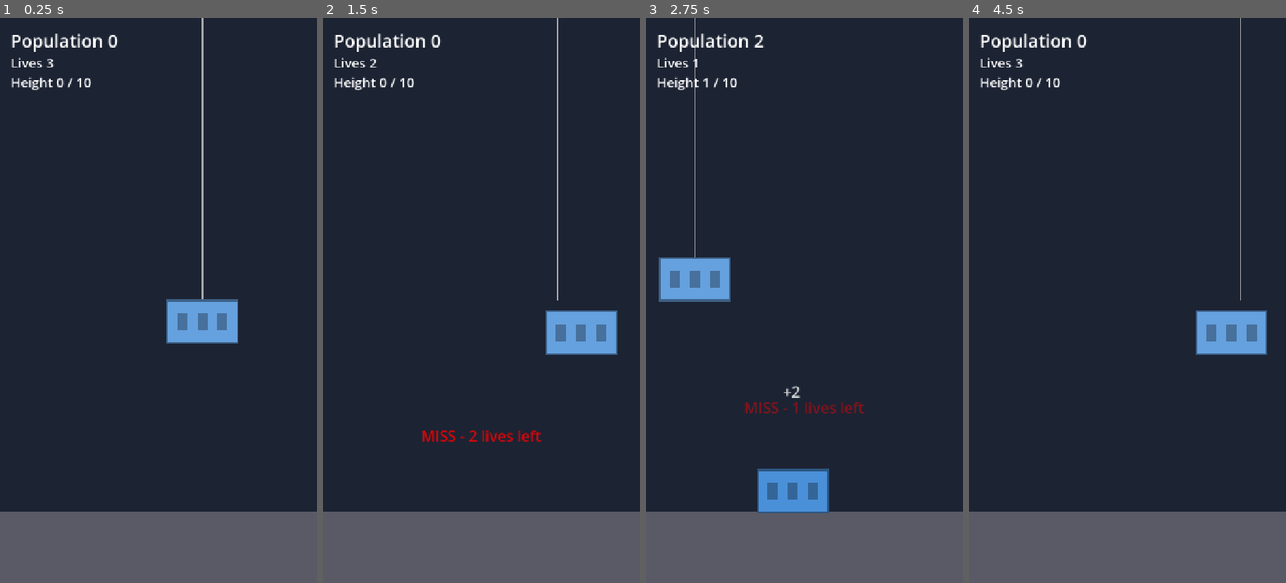
Above: before the commit, frames 1-4 (left to right).
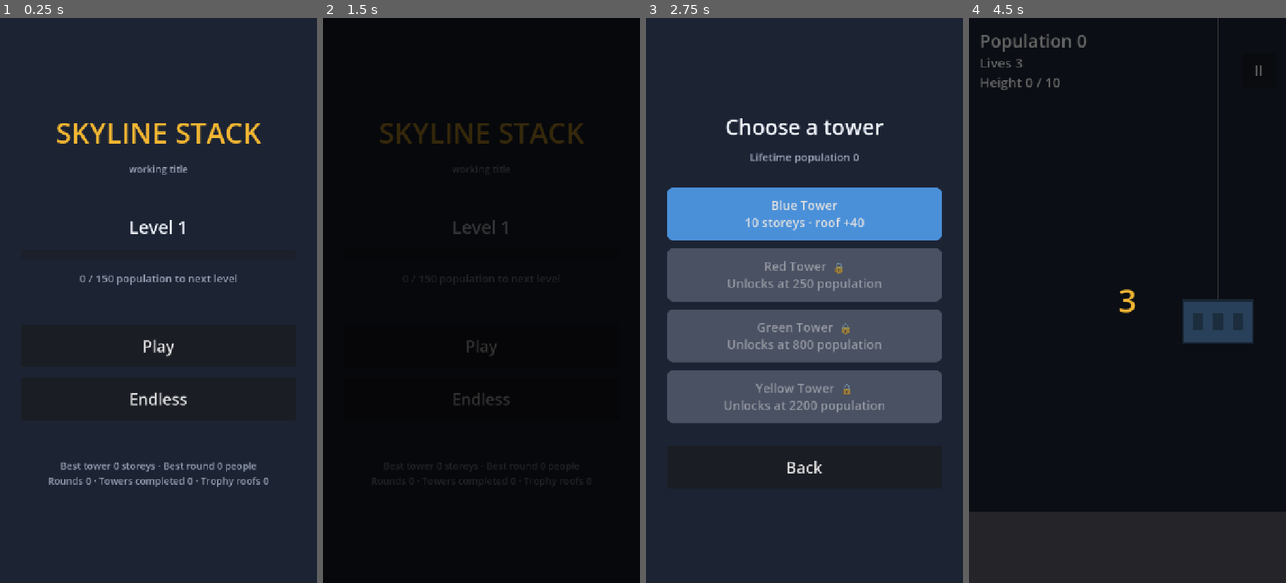
Above: after the commit, the same moments.

Repository: tahreezz3/skyline-stack
Game: Godot game, scene res://scenes/main_menu.tscn
Two runs of this game, one before a commit and one after it. Both use one fixed random seed, a clock stepped at 60 frames per second and the inputs below. Before the commit the project starts from res://scenes/tower_game.tscn.
Inputs (mouse positions are in pixels of both pictures, inside the frame that each line leads up to):
- Up to frame 1 (0.25 s): no input
- Up to frame 2 (1.5 s): click (481, 345) at 0.5 s, where only the run after the commit has a clickable "Play"; click (481, 470) at 1.25 s, where only the run after the commit has a clickable "Back"
- Up to frame 3 (2.75 s): click (804, 345) at 2 s, where only the run after the commit has a clickable "Play"
- Up to frame 4 (4.5 s): click (1127, 215) at 2.75 s, where only the run after the commit has a clickable "Blue Tower 10 storeys · roof …"; click (1257, 68) at 3.5 s, where only the run after the commit has a clickable "II"; click (1127, 272) at 4.25 s, where only the run after the commit has a clickable "Resume"

The runs differ from the first frame. In frame 1, 18% of the frame differs, in the area x 0-100%, y 0-100%; in frame 2, 99%; in frame 3, 49%; in frame 4, 100%.

Commit message:
T-0201, T-0202, T-0205, T-0206, T-0207: full game loop
- SceneRouter autoload: fades, params, Android back button, --autoplay and --tour modes
- main menu (level progress, stats), tower select (unlock states), results (bests, level-up, unlocks)
- pause overlay with resume countdown, auto-pause and save on focus loss
- endless mode with its own best entry
- check.sh: new ui-tour step (70 tests, smoke, tour, clean-room all green)

These five tasks share tower_game.gd and the router, so they land in one commit.

Co-Authored-By: Claude Opus 5.5 <noreply@anthropic.com>

Diff:
--- a/game/project.godot
+++ b/game/project.godot
@@ -8,7 +8,8 @@
 
 config/name="Skyline Stack (working title)"
 config/description="Tower-stacking city builder. See ../README.md."
-run/main_scene="res://scenes/tower_game.tscn"
+run/main_scene="res://scenes/main_menu.tscn"
+config/quit_on_go_back=false
 config/features=PackedStringArray("4.7", "Mobile")
 
 [autoload]
@@ -16,6 +17,7 @@
 GameConfig="*res://scripts/autoload/game_config.gd"
 GameEvents="*res://scripts/autoload/game_events.gd"
 SaveData="*res://scripts/autoload/save_data.gd"
+SceneRouter="*res://scripts/autoload/scene_router.gd"
 
 [display]
 
--- /dev/null
+++ b/game/scenes/main_menu.tscn
@@ -0,0 +1,12 @@
+[gd_scene load_steps=2 format=3]
+
+[ext_resource type="Script" path="res://scripts/game/main_menu.gd" id="1_main_menu"]
+
+[node name="MainMenu" type="Control"]
+layout_mode = 3
+anchors_preset = 15
+anchor_right = 1.0
+anchor_bottom = 1.0
+grow_horizontal = 2
+grow_vertical = 2
+script = ExtResource("1_main_menu")
--- /dev/null
+++ b/game/scenes/results.tscn
@@ -0,0 +1,12 @@
+[gd_scene load_steps=2 format=3]
+
+[ext_resource type="Script" path="res://scripts/game/results.gd" id="1_results"]
+
+[node name="Results" type="Control"]
+layout_mode = 3
+anchors_preset = 15
+anchor_right = 1.0
+anchor_bottom = 1.0
+grow_horizontal = 2
+grow_vertical = 2
+script = ExtResource("1_results")
--- /dev/null
+++ b/game/scenes/tower_select.tscn
@@ -0,0 +1,12 @@
+[gd_scene load_steps=2 format=3]
+
+[ext_resource type="Script" path="res://scripts/game/tower_select.gd" id="1_tower_select"]
+
+[node name="TowerSelect" type="Control"]
+layout_mode = 3
+anchors_preset = 15
+anchor_right = 1.0
+anchor_bottom = 1.0
+grow_horizontal = 2
+grow_vertical = 2
+script = ExtResource("1_tower_select")
--- a/game/scripts/autoload/scene_router.gd
+++ b/game/scripts/autoload/scene_router.gd
@@ -16,6 +16,8 @@
 ## True when the game was started with `-- --autoplay` (headless smoke test).
 var autoplay := false
 var autoplay_seconds := 0.0
+## True with `-- --tour`: visit every screen for a moment, then quit (for screenshots/smoke).
+var tour := false
 
 var _fade: ColorRect
 var _busy := false
@@ -34,6 +36,28 @@
 			autoplay = true
 		elif arg.begins_with("--seconds="):
 			autoplay_seconds = float(arg.get_slice("=", 1))
+		elif arg == "--tour":
+			tour = true
+	if tour:
+		_run_tour.call_deferred()
+
+
+## `godot --path game --write-movie /tmp/tour/f.png --fixed-fps 10 -- --tour`
+## captures every screen (menu, select, round, pause, results).
+func _run_tour() -> void:
+	var fake_summary := {"complete": true, "star": true, "population": 123, "height": 10, "max_combo": 7, "block_type": "blue", "endless": false}
+	var fake_record := {"new_best_population": true, "new_best_height": false, "level_before": 1, "level_after": 2, "unlocked": ["red"]}
+	var steps := [["menu", {}], ["select", {}], ["game", {"block_type": "red"}], ["pause", {}], ["results", {"summary": fake_summary, "record": fake_record}]]
+	for step in steps:
+		await get_tree().create_timer(1.0, true, false, true).timeout
+		if step[0] == "pause":
+			get_tree().current_scene.pause_game()
+		else:
+			await go(step[0], step[1])
+		print("TOUR ", step[0])
+	await get_tree().create_timer(1.0, true, false, true).timeout
+	print("TOUR_DONE")
+	get_tree().quit(0)
 
 
 ## Go to a screen by name (see SCENES).
--- a/game/scripts/core/save_schema.gd
+++ b/game/scripts/core/save_schema.gd
@@ -85,7 +85,8 @@
 	if summary.get("star", false):
 		s["trophy_roofs"] = int(s["trophy_roofs"]) + 1
 
-	var id := String(summary.get("block_type", ""))
+	# Endless runs keep their own best entry so they don't mix with tower bests.
+	var id := "endless" if summary.get("endless", false) else String(summary.get("block_type", ""))
 	if id != "":
 		var best: Dictionary = data["best_by_type"].get(id, {"population": 0, "height": 0, "star": false})
 		if pop > int(best["population"]):
--- a/game/scripts/game/tower_game.gd
+++ b/game/scripts/game/tower_game.gd
@@ -5,11 +5,15 @@
 ## Placeholder visuals: blocks are coloured rectangles drawn in _draw() until
 ## the art in HUMAN_NEEDED.md (HR-0004..HR-0007) is delivered.
 ##
-## Headless autoplay for smoke tests:
+## Params (SceneRouter.params): {block_type: id, endless: bool}.
+## Headless autoplay for smoke tests (menu jumps straight here):
 ##   godot --headless --path game -- --autoplay --seconds=20
 extends Node2D
 
 const TowerState := preload("res://scripts/core/tower_state.gd")
+const UI := preload("res://scripts/game/ui_kit.gd")
+const RESUME_COUNTDOWN_S := 3
+const RESULTS_DELAY_S := 1.2
 
 const UNIT := 160.0                     # screen pixels per world unit (one block width)
 const SCREEN := Vector2(720, 1280)
@@ -19,6 +23,7 @@
 
 var rules: Dictionary
 var block_type: Dictionary
+var endless := false
 var state
 
 var t := 0.0
@@ -38,30 +43,30 @@
 var hud_height: Label
 var hud_combo: ProgressBar
 var hud_message: Label
+var pause_layer: CanvasLayer
+var pause_label: Label
+var pause_buttons: VBoxContainer
+var paused := false
 
 
 func _ready() -> void:
 	rules = GameConfig.table("tower_rules")
-	block_type = GameConfig.block_type("blue")   # block selection arrives in M2 (T-0202)
+	block_type = GameConfig.block_type(String(SceneRouter.params.get("block_type", "blue")))
+	endless = bool(SceneRouter.params.get("endless", false))
 	state = TowerState.new(rules, {
-		"target_height": block_type["target_height"],
+		"target_height": 0 if endless else block_type["target_height"],
 		"roof_people": block_type["roof_people"],
 		"star_population": block_type["star_population"],
 		"star_roof_people": block_type["star_roof_people"],
 	})
-	_parse_args()
+	if SceneRouter.autoplay:
+		autoplay = true
+		autoplay_seconds = SceneRouter.autoplay_seconds
+		Engine.time_scale = 4.0
+		SaveData.persist = false
 	_build_hud()
+	_build_pause()
 	_refresh_hud()
-
-
-func _parse_args() -> void:
-	for arg in OS.get_cmdline_user_args():
-		if arg == "--autoplay":
-			autoplay = true
-			Engine.time_scale = 4.0
-			SaveData.persist = false
-		elif arg.begins_with("--seconds="):
-			autoplay_seconds = float(arg.get_slice("=", 1))
 
 
 func _unhandled_input(event: InputEvent) -> void:
@@ -72,11 +77,71 @@
 
 
 func _on_tap() -> void:
-	if round_finished:
-		get_tree().reload_current_scene()
+	if round_finished or paused:
 		return
 	if falling.is_empty() and not state.is_over:
 		falling = {"x": crane_x, "y": _crane_y(), "vy": 0.0, "missed": false, "miss_x": 0.0}
+		GameEvents.block_released.emit()
+
+
+# --- pause and app lifecycle (T-0206) -----------------------------------------
+
+func _notification(what: int) -> void:
+	if what == NOTIFICATION_APPLICATION_FOCUS_OUT or what == NOTIFICATION_APPLICATION_PAUSED:
+		if not round_finished and not autoplay:
+			pause_game()
+		SaveData.write_save()
+
+
+func on_back() -> void:
+	if round_finished:
+		return
+	if paused:
+		SceneRouter.go("menu")
+	else:
+		pause_game()
+
+
+func pause_game() -> void:
+	if paused:
+		return
+	paused = true
+	get_tree().paused = true
+	pause_label.text = "Paused"
+	pause_buttons.visible = true
+	pause_layer.visible = true
+
+
+func resume_game() -> void:
+	pause_buttons.visible = false
+	for n in range(RESUME_COUNTDOWN_S, 0, -1):
+		pause_label.text = str(n)
+		await get_tree().create_timer(1.0, true, false, true).timeout
+		if not is_inside_tree():
+			return
+	pause_layer.visible = false
+	paused = false
+	get_tree().paused = false
+
+
+func _build_pause() -> void:
+	pause_layer = CanvasLayer.new()
+	pause_layer.layer = 10
+	pause_layer.process_mode = Node.PROCESS_MODE_ALWAYS
+	pause_layer.visible = false
+	add_child(pause_layer)
+	var root := Control.new()
+	pause_layer.add_child(root)
+	var col := UI.screen(root)
+	(root.get_child(0) as ColorRect).color = Color(0, 0, 0, 0.6)
+	pause_label = UI.label("Paused", 72, UI.ACCENT)
+	col.add_child(pause_label)
+	pause_buttons = VBoxContainer.new()
+	pause_buttons.add_theme_constant_override("separation", 24)
+	pause_buttons.add_child(UI.button("Resume", resume_game))
+	pause_buttons.add_child(UI.button("Restart", func() -> void: SceneRouter.go("game", SceneRouter.params)))
+	pause_buttons.add_child(UI.button("Quit to menu", func() -> void: SceneRouter.go("menu")))
+	col.add_child(pause_buttons)
 
 
 func _process(delta: float) -> void:
@@ -162,15 +227,16 @@
 		"height": state.height(),
 		"max_combo": state.max_combo,
 		"block_type": block_type["id"],
+		"endless": endless,
 	}
 	GameEvents.round_ended.emit(summary)
-	SaveData.record_round(summary)
-	hud_message.text = ("TOWER COMPLETE!" if state.is_complete else "GAME OVER") \
-		+ "\nPopulation %d\nTap to play again" % state.population
+	var record: Dictionary = SaveData.record_round(summary)
+	hud_message.text = "TOWER COMPLETE!" if state.is_complete else "GAME OVER"
 	hud_message.visible = true
 	if autoplay:
 		print("AUTOPLAY_SUMMARY ", JSON.stringify(summary))
-		get_tree().quit(0)
+	await get_tree().create_timer(RESULTS_DELAY_S).timeout
+	SceneRouter.go("results", {"summary": summary, "record": record})
 
 
 func _spawn_debris(ev: Dictionary) -> void:
@@ -195,6 +261,9 @@
 		if d["delay"] > 0.0:
 			d["delay"] -= delta
 			continue
+		if not d.get("toppled", false):
+			d["toppled"] = true
+			GameEvents.block_toppled.emit()
 		d["vy"] -= g * delta
 		d["x"] += d["vx"] * delta
 		d["y"] += d["vy"] * delta
@@ -311,6 +380,14 @@
 	hud_combo.position = Vector2(420, 32)
 	hud_combo.size = Vector2(276, 28)
 	layer.add_child(hud_combo)
+	var pause_btn := Button.new()
+	pause_btn.text = "II"
+	pause_btn.position = Vector2(620, 80)
+	pause_btn.size = Vector2(76, 76)
+	pause_btn.add_theme_font_size_override("font_size", 32)
+	pause_btn.focus_mode = Control.FOCUS_NONE
+	pause_btn.pressed.connect(pause_game)
+	layer.add_child(pause_btn)
 	hud_message = _hud_label(layer, Vector2(0, 520), 48)
 	hud_message.size = Vector2(SCREEN.x, 300)
 	hud_message.horizontal_alignment = HORIZONTAL_ALIGNMENT_CENTER
--- a/game/scripts/game/ui_kit.gd
+++ b/game/scripts/game/ui_kit.gd
@@ -13,13 +13,13 @@
 
 ## Full-screen root with a background and a centred vertical column.
 static func screen(owner: Control, gap := 24) -> VBoxContainer:
-	owner.set_anchors_preset(Control.PRESET_FULL_RECT)
+	owner.set_anchors_and_offsets_preset(Control.PRESET_FULL_RECT)
 	var bg := ColorRect.new()
 	bg.color = BG
-	bg.set_anchors_preset(Control.PRESET_FULL_RECT)
+	bg.set_anchors_and_offsets_preset(Control.PRESET_FULL_RECT)
 	owner.add_child(bg)
 	var margin := MarginContainer.new()
-	margin.set_anchors_preset(Control.PRESET_FULL_RECT)
+	margin.set_anchors_and_offsets_preset(Control.PRESET_FULL_RECT)
 	for side in ["left", "right"]:
 		margin.add_theme_constant_override("margin_" + side, 48)
 	for side in ["top", "bottom"]:
@@ -75,7 +75,7 @@
 ## Display name for a block type until localisation exists (T-0304).
 static func type_name(t: Dictionary) -> String:
 	var key := String(t.get("name_key", ""))
-	var translated := TranslationServer.translate(key) if key != "" else ""
+	var translated: String = String(TranslationServer.translate(key)) if key != "" else ""
 	if translated != "" and translated != key:
 		return translated
 	return String(t["id"]).capitalize() + " Tower"
--- a/game/tests/test_save_schema.gd
+++ b/game/tests/test_save_schema.gd
@@ -41,3 +41,10 @@
 	var r2 := SaveSchema.apply_round(d, {"population": 30, "height": 4, "complete": false, "star": false, "max_combo": 1, "block_type": "blue"})
 	check(not r2["new_best_population"] and r2["population_before"] == 80 and r2["population_after"] == 110, "worse round accumulates but no best")
 	check(d["best_by_type"]["blue"]["star"], "trophy flag is sticky")
+
+
+func test_endless_best_is_separate() -> void:
+	var d := SaveSchema.defaults()
+	SaveSchema.apply_round(d, {"population": 500, "height": 60, "complete": false, "star": false, "max_combo": 3, "block_type": "blue", "endless": true})
+	check(d["best_by_type"].has("endless") and not d["best_by_type"].has("blue"), "endless best stored under 'endless'")
+	check(d["best_by_type"]["endless"]["height"] == 60, "endless best height recorded")
Not shown, added: game/scripts/autoload/scene_router.gd.uid
Not shown, added: game/scripts/game/main_menu.gd.uid
Not shown, added: game/scripts/game/results.gd.uid
Not shown, added: game/scripts/game/tower_select.gd.uid
Not shown, added: game/scripts/game/ui_kit.gd.uid
Not shown, changed: AGENTS.md
Not shown, changed: coordination/DASHBOARD.md
Not shown, changed: coordination/dashboard.html
Not shown, changed: coordination/tasks/T-0201-scene-flow-boot-menu-select-round-result.md
Not shown, changed: coordination/tasks/T-0202-block-type-selection-and-unlocks.md
Not shown, changed: coordination/tasks/T-0205-results-screen-and-stats.md
Not shown, changed: coordination/tasks/T-0206-pause-and-app-lifecycle.md
(and 5 more such lines)
